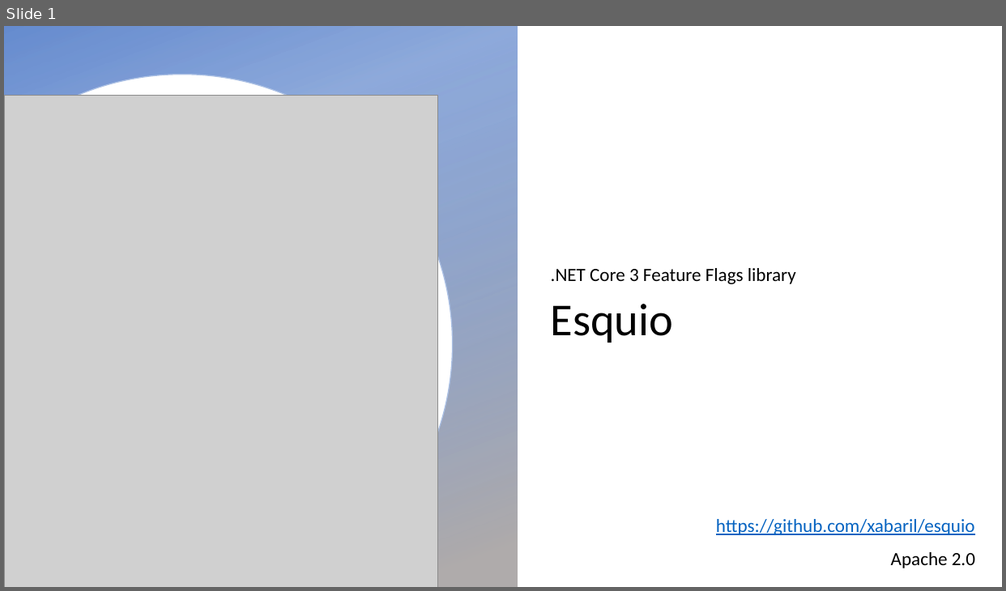
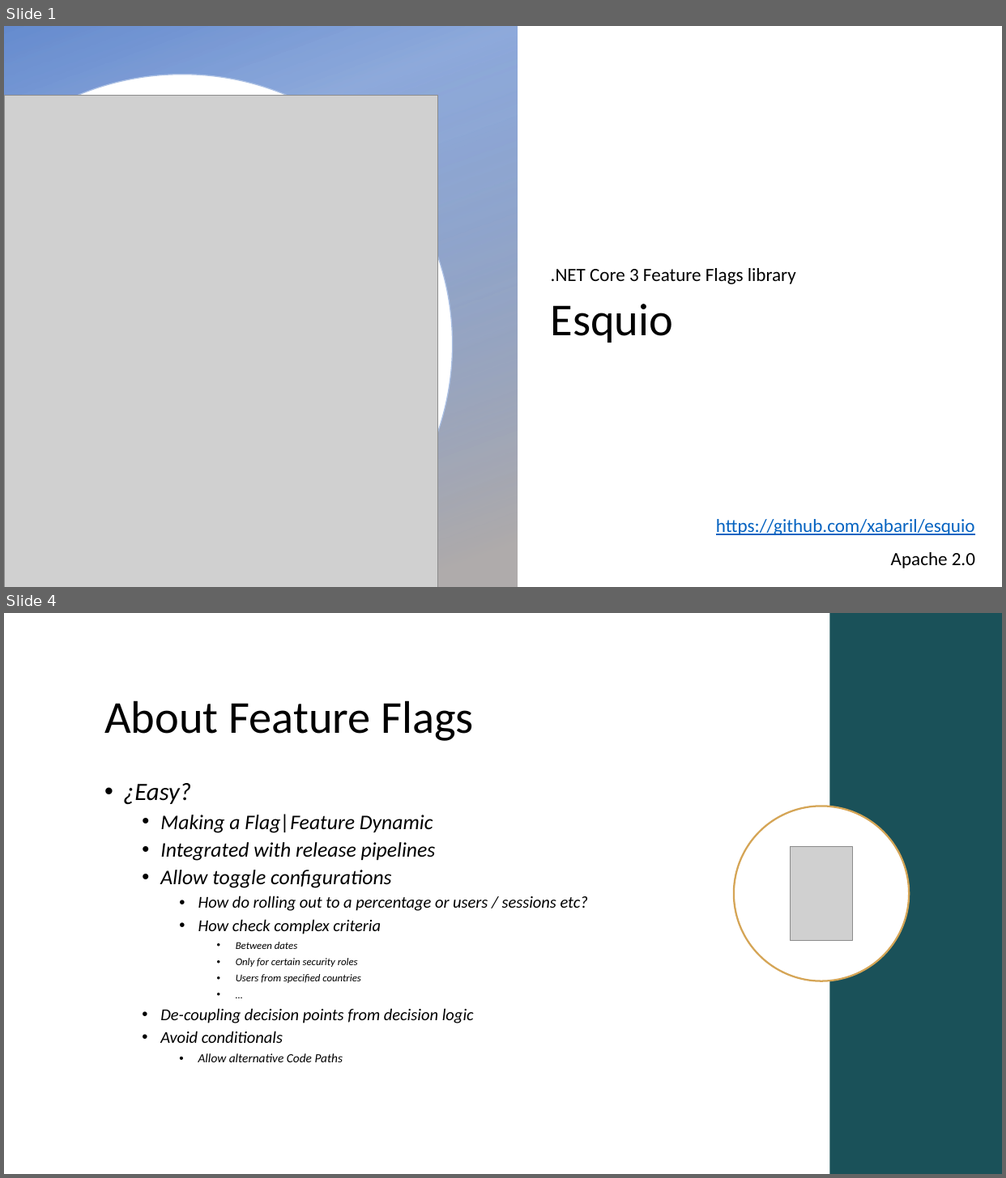
Before and after one commit to Xabaril/Esquio, a slide deck: docs/slides/esquio-overview-101.pptx. Shown one above the other, each under a label of ours: slide 1 before the commit, slides 1 and 4 after it; the slides between them are not shown. The pictures are 1006x591 and 1006x1178 pixels, drawn with LibreOffice and Linux fonts; fonts in the diff are those of the drawing; grey boxes stand for pictures; background and template pictures are left out. Boxes give left, top, right and bottom in pixels: in the first picture for what was removed or moved away, otherwise in the second. Text is boxed around its words. In the diff, an @@ line names an element or a change of style, - is before the commit and + after.

Commit message:
modify overview slides with more features to be released on 1.0

```diff
--- a/docs/slides/esquio-overview-101.pptx
+++ b/docs/slides/esquio-overview-101.pptx
@@ slide 4 added at bbox=[4, 613, 1002, 1174], background #FFFFFF @@
@@ rectangle added at bbox=[829, 613, 1002, 1174], fill #1A5159 @@
@@ title added at bbox=[104, 700, 473, 741], 44 pt, text #000000 @@
+About Feature Flags
@@ text added at bbox=[123, 783, 588, 1063], 16 pt, text #000000, italic @@
+• ¿Easy?
+  • Making a Flag|Feature Dynamic
+  • Integrated with release pipelines
+  • Allow toggle configurations
+    • How do rolling out to a percentage or users / sessions etc?
+    • How check complex criteria
+      • Between dates
+      • Only for certain security roles
+      • Users from specified countries
+      • …
+  • De-coupling decision points from decision logic
+  • Avoid conditionals
+    • Allow alternative Code Paths
@@ ellipse added at bbox=[734, 806, 909, 982], fill #FFFFFF, outline #D5A556 1.75 pt @@
@@ picture added at bbox=[791, 847, 853, 941] @@
```
Also in this commit, not shown: 11 slides changed, 5 other slides added.
